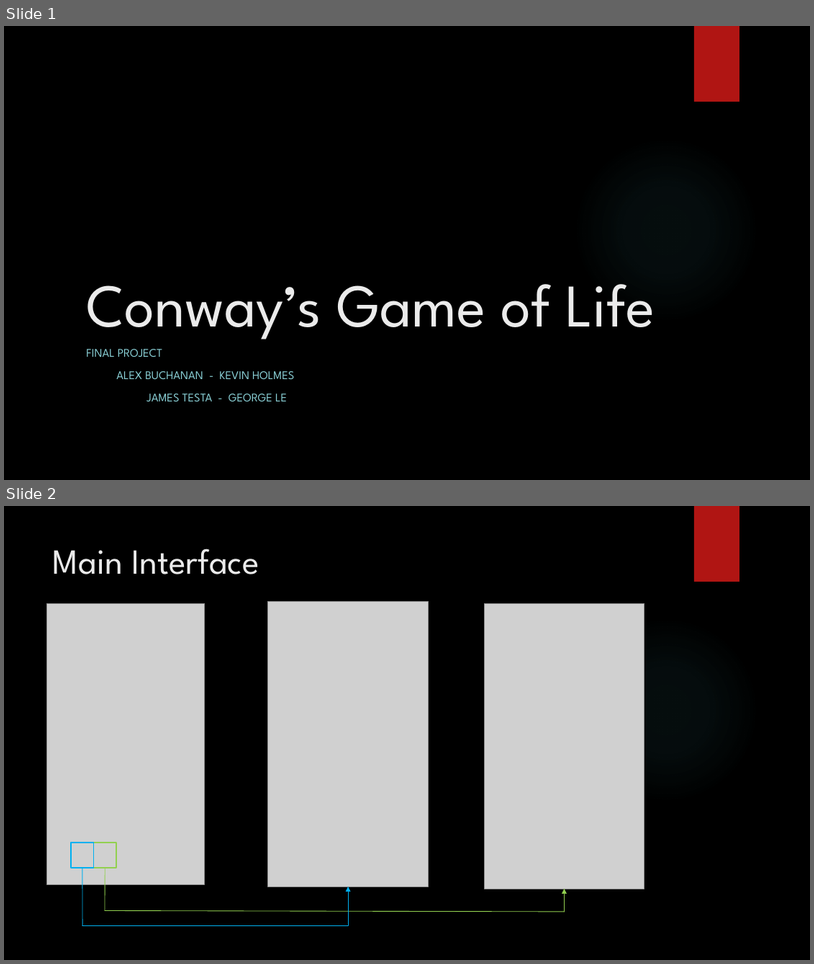
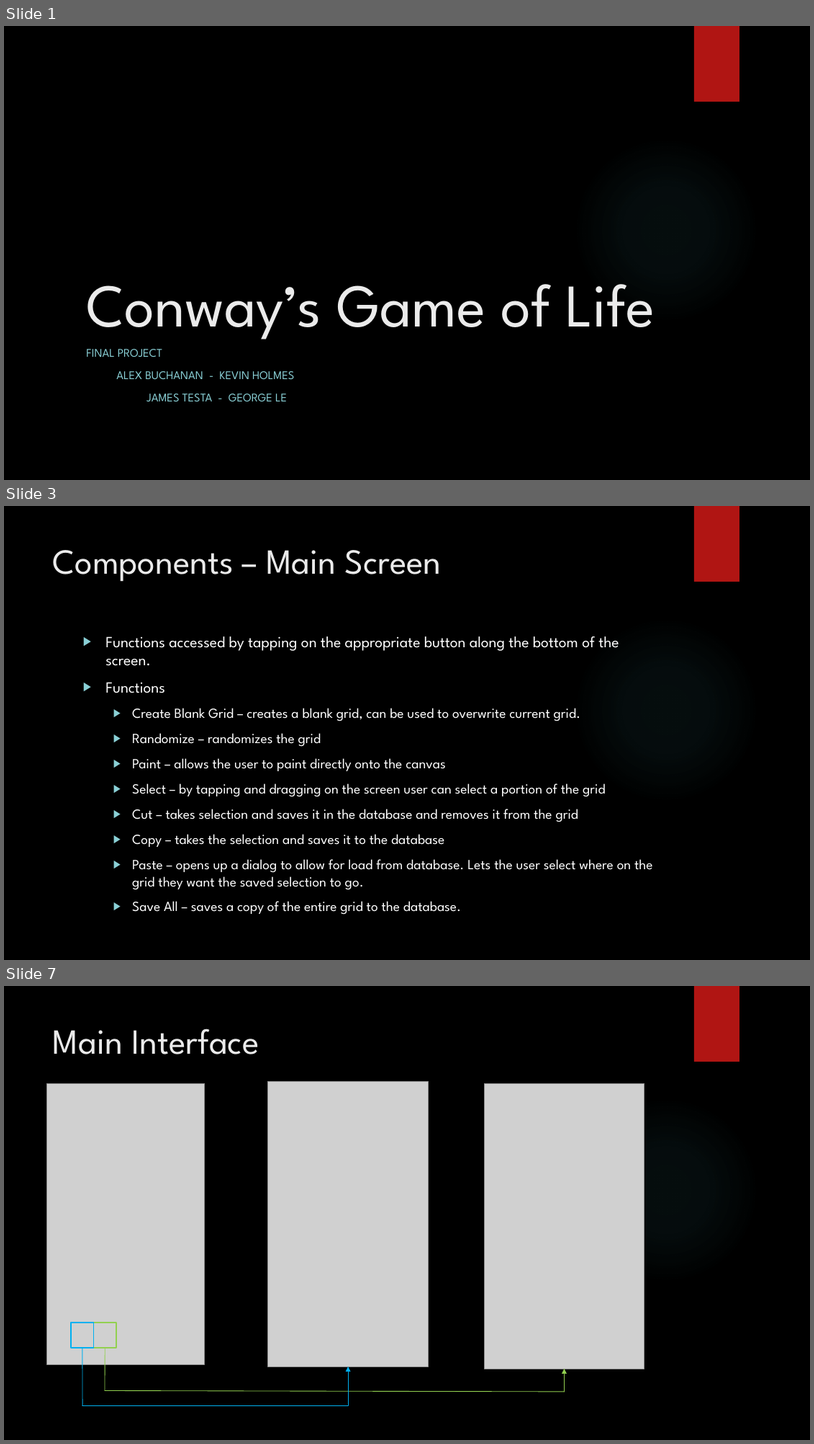
Before and after one commit to Kevoot/GameOfLifeAndroid, a slide deck: progress/week5/Final_Presentation.pptx. Shown one above the other, each under a label of ours: slides 1 and 2 before the commit, slides 1, 3 and 7 after it; the slides between them are not shown. The pictures are 814x964 and 814x1444 pixels, drawn with LibreOffice and Linux fonts; fonts in the diff are those of the drawing; grey boxes stand for pictures; background and template pictures are left out. Boxes give left, top, right and bottom in pixels: in the first picture for what was removed or moved away, otherwise in the second. Text is boxed around its words. In the diff, an @@ line names an element or a change of style, - is before the commit and + after.

```diff
--- a/progress/week5/Final_Presentation.pptx
+++ b/progress/week5/Final_Presentation.pptx
@@ slide 3 added at (4, 506, 810, 960), background picture (left out); not listed: 2 template elements that a slide beside it also shows @@
@@ title added at (53, 550, 442, 582), 42 pt, text #EBEBEB @@
+Components – Main Screen
@@ text added at (106, 636, 653, 914), 16.6 pt, text #FFFFFF @@
+▶ Functions accessed by tapping on the appropriate button along the bottom of the screen.
+▶ Functions
+  ▶ Create Blank Grid – creates a blank grid, can be used to overwrite current grid.
+  ▶ Randomize – randomizes the grid
+  ▶ Paint – allows the user to paint directly onto the canvas
+  ▶ Select – by tapping and dragging on the screen user can select a portion of the grid
+  ▶ Cut – takes selection and saves it in the database and removes it from the grid
+  ▶ Copy – takes the selection and saves it to the database
+  ▶ Paste – opens up a dialog to allow for load from database. Lets the user select where on the grid they want the saved selection to go.
+  ▶ Save All – saves a copy of the entire grid to the database.
@@ what was slide 2 is now slide 7 @@
```
Also in this commit, not shown: 4 other slides added.
